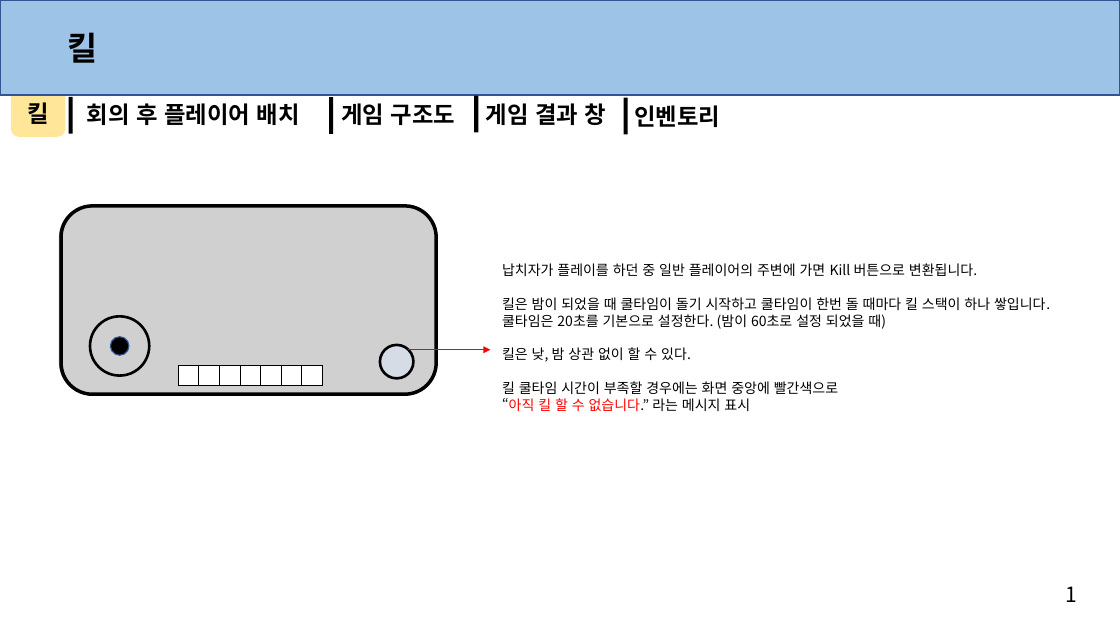
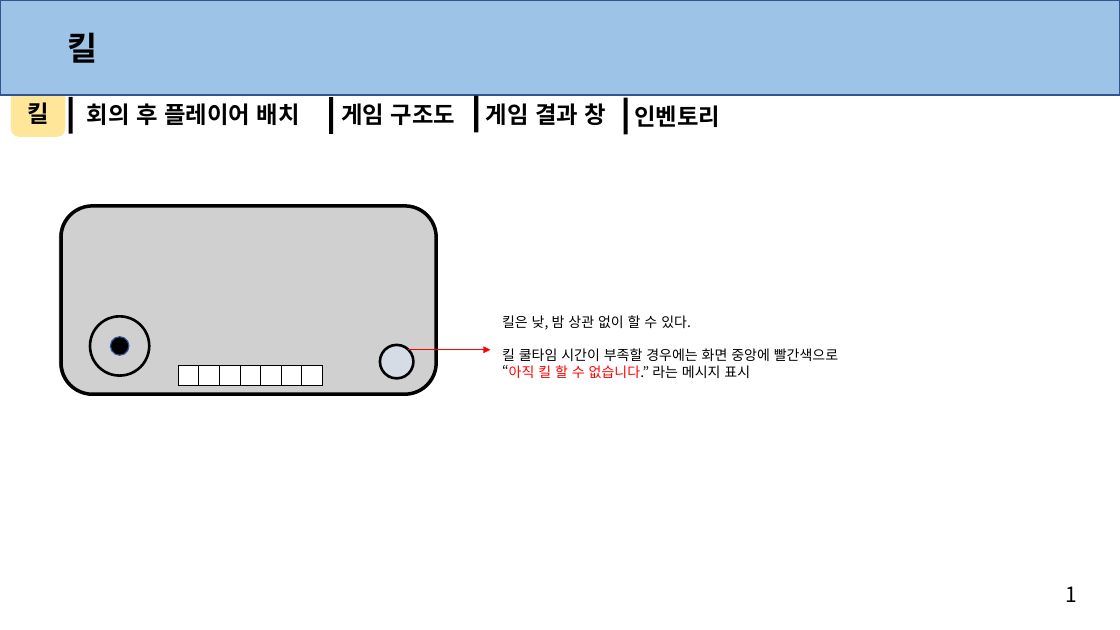
Before and after one commit to anglik0370/EscapeIsland, a slide deck: slide 2 of Document/시스템/시스템.pptx. Drawn at 1120x630 pixels with LibreOffice and Linux fonts; fonts in the diff are those of the drawing; grey boxes stand for pictures. Boxes give left, top, right and bottom in pixels: in the first picture for what was removed or moved away, otherwise in the second. Text is boxed around its words. In the diff, an @@ line names an element or a change of style, - is before the commit and + after.

```diff
--- a/Document/시스템/시스템.pptx
+++ b/Document/시스템/시스템.pptx
@@ text at [502, 263, 1050, 329]: paragraphs removed @@
-납치자가 플레이를 하던 중 일반 플레이어의 주변에 가면 Kill 버튼으로 변환됩니다.
-킬은 밤이 되었을 때 쿨타임이 돌기 시작하고 쿨타임이 한번 돌 때마다 킬 스택이 하나 쌓입니다.
-쿨타임은 20초를 기본으로 설정한다. (밤이 60초로 설정 되었을 때)
@@ text "킬은 낮, 밤 상관 없이 ...": place and size @@
-text "킬은 낮, 밤 상관 없이 ..." at [502, 263, 1050, 411]
+text "킬은 낮, 밤 상관 없이 ..." at [502, 315, 838, 378]
```
Also in this commit, not shown: 7 slides removed, 6 other files.
